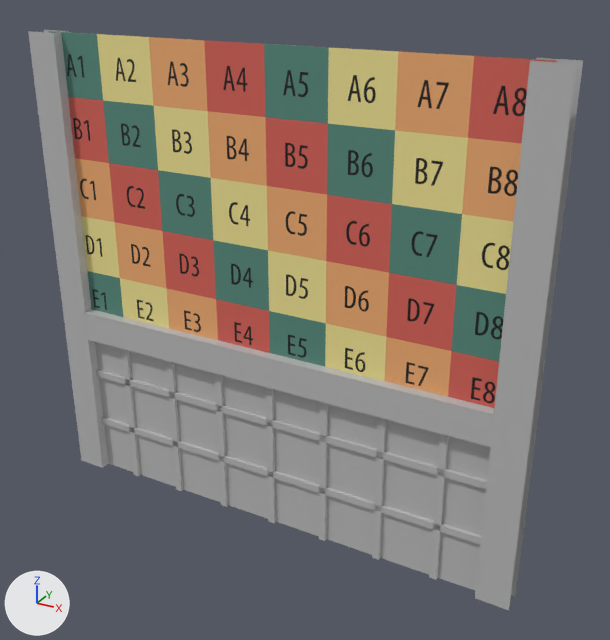
An edit to the FBX model Environment/Assets/MainProject/3D Objects/SM_Wall_01.fbx, drawn before and after from the same camera.
The view is the same before and after, from a camera (50 mm lens) standing at (2.59, -2.61, 2.3) and looking at (1.13, 0.06, 0.97). Every picture has the same lights, and +X, +Y and +Z are marked at lower left. Where no turn or scale is listed for an object, it has been applied to the vertices.

Names of what the first picture shows: 'Wall_01'.
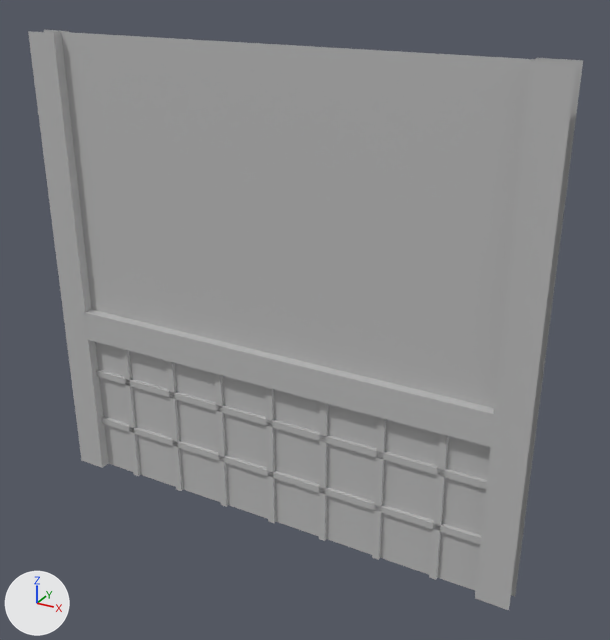
Commit message: Added more new walls

Where the change shows, as pixel boxes (x1, y1, x2, y2) in the pictures (610 x 640 px):
part 1 of me_mesh, recoloured
    both: (48, 31, 557, 427)

The change in detail:
Material 'lambert8' (mat_lambert8) is new.
Its base color is (0.5, 0.5, 0.5) (grey #bcbcbc).
me_mesh has 110 vertices, 48 faces and spans x -0.07..2.07, y -0.04..0.04, z -0.01..2.0.
me_mesh is used by ob_wall_01; location (0.0, 0.0, 0.0).
me_mesh part 1: the 1 face centred in x 1.0, y 0.0, z 1.34 switches from mat_lambert1 (picture img_t_checker_png) to mat_lambert8 (grey #bcbcbc).
me_mesh no longer uses material mat_lambert1 (picture img_t_checker_png).
me_mesh now uses material mat_lambert8 (grey #bcbcbc).
